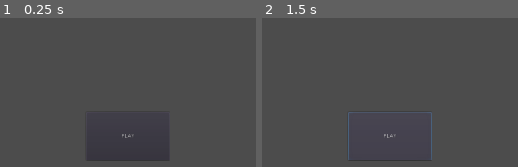
Above: before the commit, frames 1-2 (left to right).
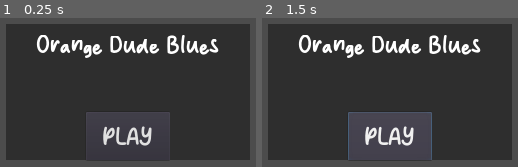
Above: after the commit, the same moments.

Repository: davifoox/harmonica-app
Game: Godot game, scene res://Main.tscn
Two runs of this game, one before a commit and one after it. Both use one fixed random seed, a clock stepped at 60 frames per second and the inputs below.
Inputs:
- Up to frame 1 (0.25 s): no input
- Up to frame 2 (1.5 s): click "PLAY" at 0.5 s; click "PLAY" at 1.25 s

The runs differ from the first frame. In frame 1, 77% of the frame differs, in the area x 2-98%, y 4-96%; in frame 2, 77%.

Commit message:
add - new font

Diff:
--- a/Main.tscn
+++ b/Main.tscn
@@ -1,22 +1,32 @@
-[gd_scene load_steps=3 format=2]
+[gd_scene load_steps=4 format=2]
 
 [ext_resource path="res://Lick.gd" type="Script" id=1]
 [ext_resource path="res://audio/orange-dude-blues/licks/01 -.mp3" type="AudioStream" id=2]
+[ext_resource path="res://ui/main-theme/main-theme.tres" type="Theme" id=3]
 
 [node name="Main" type="Control"]
 anchor_right = 1.0
 anchor_bottom = 1.0
+theme = ExtResource( 3 )
+__meta__ = {
+"_edit_lock_": true
+}
 
 [node name="Lick" type="Control" parent="."]
 anchor_left = 0.5
 anchor_top = 0.5
 anchor_right = 0.5
 anchor_bottom = 0.5
-margin_left = -164.0
+margin_left = -292.0
 margin_top = -164.0
-margin_right = 164.0
+margin_right = 292.0
 margin_bottom = 164.0
 script = ExtResource( 1 )
+
+[node name="ColorRect" type="ColorRect" parent="Lick"]
+anchor_right = 1.0
+anchor_bottom = 1.0
+color = Color( 0, 0, 0, 0.392157 )
 
 [node name="AudioStreamPlayer" type="AudioStreamPlayer" parent="Lick"]
 stream = ExtResource( 2 )
@@ -30,3 +40,10 @@
 margin_top = -116.0
 margin_right = 100.0
 text = "PLAY"
+
+[node name="Label" type="Label" parent="Lick"]
+anchor_right = 1.0
+margin_bottom = 100.0
+text = "Orange Dude Blues"
+align = 1
+valign = 1
--- /dev/null
+++ b/ui/main-theme/main-theme.tres
@@ -0,0 +1,12 @@
+[gd_resource type="Theme" load_steps=3 format=2]
+
+[ext_resource path="res://ui/main-theme/hello_sunday_3/Hello Sunday.otf" type="DynamicFontData" id=1]
+
+[sub_resource type="DynamicFont" id=1]
+size = 64
+font_data = ExtResource( 1 )
+
+[resource]
+default_font = SubResource( 1 )
+Button/fonts/font = SubResource( 1 )
+Label/fonts/font = SubResource( 1 )
Binary file added: ui/main-theme/hello_sunday_3/Hello Sunday.otf
Not shown, added: ui/main-theme/hello_sunday_3/Read Me.txt
